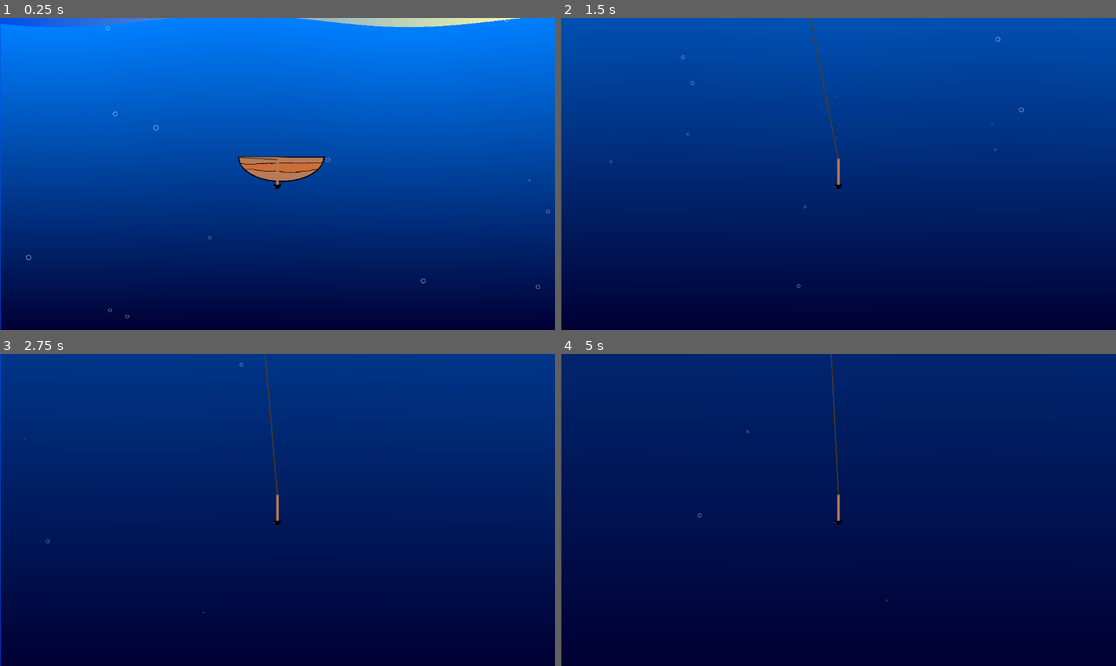
Above: before the commit, frames 1-4 (two rows, left to right).
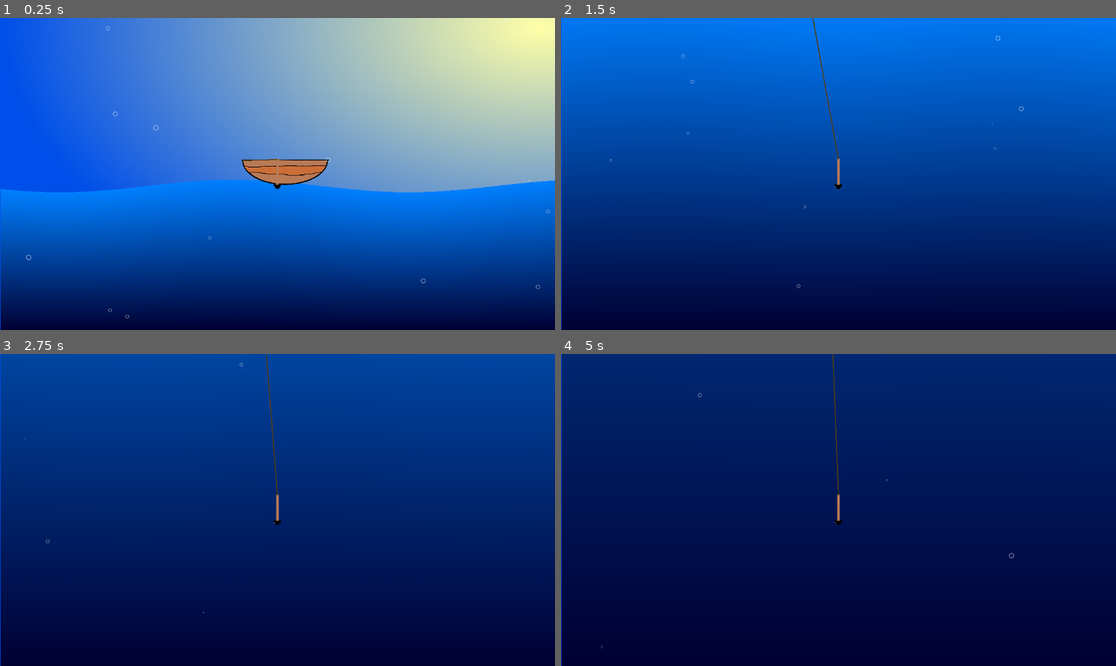
Above: after the commit, the same moments.

Repository: Duckslayer/Fishy
Game: Godot game, scene res://game.tscn
Two runs of this game, one before a commit and one after it. Both use one fixed random seed, a clock stepped at 60 frames per second and the inputs below.
Inputs:
- Up to frame 1 (0.25 s): no input
- Up to frame 2 (1.5 s): tap Enter (ui_accept) at 0.5, 0.77 s
- Up to frame 3 (2.75 s): tap Enter (ui_accept) at 1.52 s
- Up to frame 4 (5 s): tap Enter (ui_accept) at 3.02, 3.77, 4.52 s

The runs differ from the first frame. In frame 1, 86% of the frame differs, in the area x 0-100%, y 0-91%; in frame 2, 61%; in frame 3, 1.0%; in frame 4, 0.2%.

Commit message:
Improved background again!

Diff:
--- a/background.gdshader
+++ b/background.gdshader
@@ -1,38 +1,35 @@
 shader_type canvas_item;
 
-// Colors
 uniform vec4 top_color : source_color = vec4(0.0, 0.4, 0.6, 1.0);
-uniform vec4 bottom_color : source_color = vec4(0.0, 0.1, 0.2, 1.0);
+uniform vec4 bottom_color : source_color = vec4(0.0, 0.05, 0.1, 1.0); // Darker base
+uniform float wave_amplitude = 0.02;
+uniform float wave_frequency = 20.0;
+uniform float wave_speed = 1.0;
 
-// Wave Settings
-uniform float wave_amplitude = 0.03; // Height of waves
-uniform float wave_frequency = 10.0; // How many waves across screen
-uniform float wave_speed = 0.7;
-
-// Depth Control
-// 0.5 = Water line is in the middle of screen
-// -0.1 = Water line is above the screen (Fully underwater)
-uniform float surface_level : hint_range(-0.5, 1.5) = 0.5;
+uniform float surface_level : hint_range(-1.5, 1.5) = 0.0;
+// global_depth: 0.0 at sea level, 1.0 at the "bottom" of your world
+uniform float global_depth : hint_range(0.0, 1.0) = 0.0;
 
 void fragment() {
-    // 1. Calculate the wave offset using a sine function
-    // We use UV.x to vary height across the width, and TIME to animate
     float wave = sin(UV.x * wave_frequency + TIME * wave_speed) * wave_amplitude;
-
-    // 2. Determine the actual Y position of the surface at this X coordinate
     float current_surface_y = surface_level + wave;
 
-    // 3. The Cutoff Logic
-    // If the current pixel is ABOVE the surface (lower UV.y value), we discard it.
-    // This makes the pixel transparent, revealing the Sky ColorRect behind it.
     if (UV.y < current_surface_y) {
         discard;
     }
 
-    // 4. Gradient Logic (Existing logic)
-    // We remap UV.y so the gradient starts at the surface, not the screen top
-    float depth_gradient = (UV.y - current_surface_y) / (1.0 - current_surface_y);
-    depth_gradient = clamp(depth_gradient, 0.0, 1.0);
+    // 1. Local Gradient (0.0 at surface, 1.0 at bottom of screen)
+    float local_v = (UV.y - current_surface_y) / (1.0 - current_surface_y);
+    local_v = clamp(local_v, 0.0, 1.0);
 
-    COLOR = mix(top_color, bottom_color, depth_gradient);
+    // 2. Base Color Mix
+    vec4 water_color = mix(top_color, bottom_color, local_v);
+
+    // 3. Global Darkening
+    // As global_depth increases, we mix the water_color with pure black.
+    // We use a power function (pow) to make the darkening feel more "weighty"
+    float darkness = pow(global_depth, 1.5);
+    vec4 final_color = mix(water_color, vec4(0.0, 0.0, 0.0, 1.0), darkness);
+
+    COLOR = final_color;
 }
--- a/background.tscn
+++ b/background.tscn
@@ -23,6 +23,7 @@
 shader_parameter/wave_frequency = 10.0
 shader_parameter/wave_speed = 2.0
 shader_parameter/surface_level = 0.5
+shader_parameter/global_depth = 0.0
 
 [node name="Background" type="Node2D"]
 
--- a/game.tscn
+++ b/game.tscn
@@ -13,11 +13,11 @@
 scale = Vector2(0.5, 0.5)
 
 [node name="Boat" parent="." instance=ExtResource("2_fc0e3")]
-position = Vector2(589, 307)
+position = Vector2(589, -30)
 
 [node name="Harpoon" parent="." instance=ExtResource("2_feb5d")]
 unique_name_in_owner = true
-position = Vector2(580, 318)
+position = Vector2(572, -25)
 
 [node name="Camera2D" type="Camera2D" parent="Harpoon"]
 
--- a/harpoon.gd
+++ b/harpoon.gd
@@ -29,7 +29,7 @@
 	move_and_slide()
 
 	# Condition 1: Max depth safety check (example)
-	if global_position.y > 2000:
+	if global_position.y > 20000:
 		return_to_boat()
 
 func handle_retracting(delta):
--- a/water_canvas.gd
+++ b/water_canvas.gd
@@ -1,31 +1,24 @@
 extends CanvasLayer
 
-# The Ocean ColorRect
-@onready var ocean_rect: ColorRect = $Ocean
-@onready var ocean_mat: ShaderMaterial = ocean_rect.material
+@onready var ocean_mat: ShaderMaterial = $Ocean.material
 
-# World Y coordinate where the water surface actually exists
 @export var sea_level_y: float = 0.0
+@export var max_depth_y: float = 50000.0 # The Y-coord where it becomes pitch black
 
-func _process(delta: float) -> void:
+func _process(_delta: float) -> void:
 	var camera = get_viewport().get_camera_2d()
-	if not camera:
-		return
+	if not camera: return
 
-	# 1. Calculate distance from camera center to sea level
-	# If camera.y > sea_level_y, we are underwater (positive diff)
-	var dist_below_surface = camera.global_position.y - sea_level_y
-
-	# 2. Get the visible height of the screen in world units
-	# We must account for Zoom! If zoomed in (2.0), the visible height is smaller.
+	var cam_y = camera.global_position.y
 	var viewport_height = get_viewport().get_visible_rect().size.y
 	var visible_world_height = viewport_height / camera.zoom.y
 
-	# 3. Convert that world distance into Screen UV coordinates (0.0 to 1.0)
-	# The center of the screen is 0.5.
-	# If we are 100px down, the surface moves 100px UP visually.
-	var uv_offset = dist_below_surface / visible_world_height
-	var target_surface_level = 0.5 - uv_offset
+	# --- 1. Surface Level (Visual Position) ---
+	var dist_below_surface = cam_y - sea_level_y
+	var target_surface_level = 0.5 - (dist_below_surface / visible_world_height)
+	ocean_mat.set_shader_parameter("surface_level", target_surface_level)
 
-	# 4. Update the shader
-	ocean_mat.set_shader_parameter("surface_level", target_surface_level)
+	# --- 2. Global Depth (Darkness Factor) ---
+	# Calculate 0.0 to 1.0 based on how far we are from the surface to max depth
+	var depth_percent = clamp(dist_below_surface / max_depth_y, 0.0, 1.0)
+	ocean_mat.set_shader_parameter("global_depth", depth_percent)
